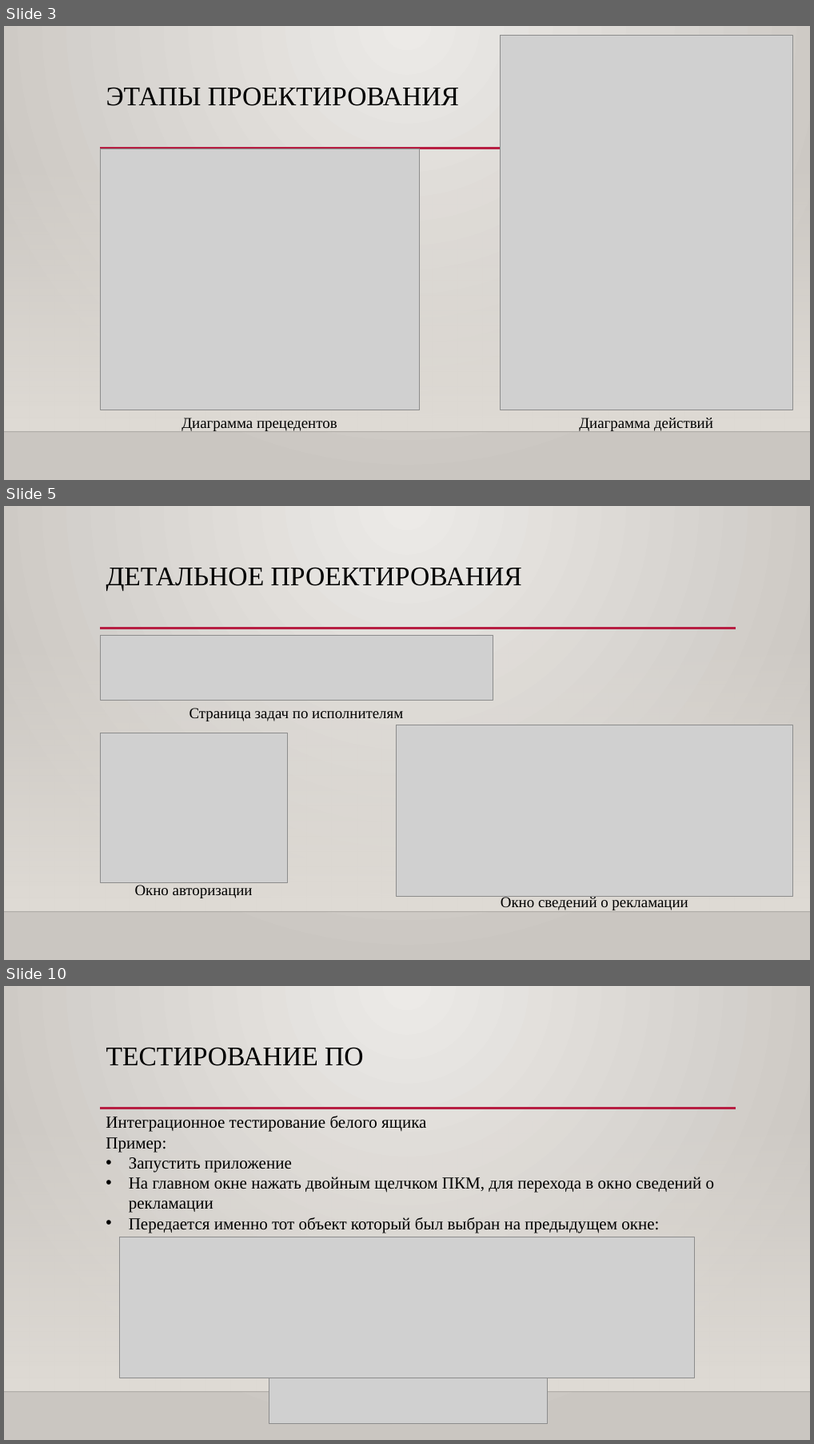
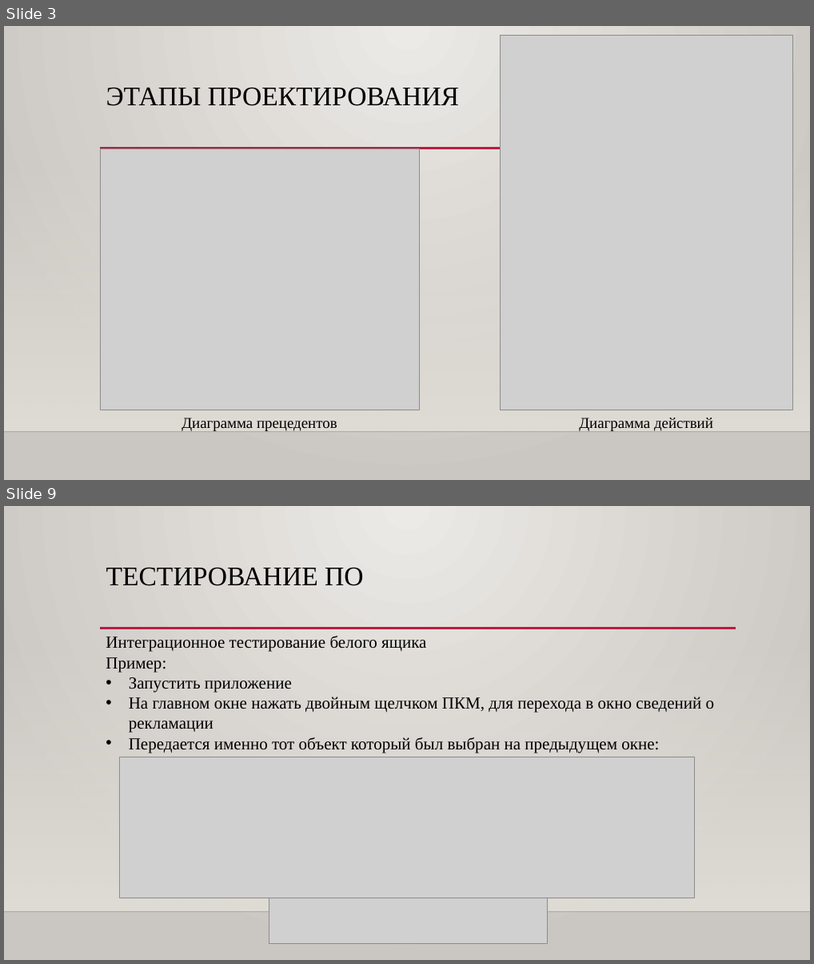
Before and after one commit to IlyaMAstat/Diplom, a slide deck: Presentation Markin Diplom.pptx. Shown one above the other, each under a label of ours: slides 3, 5 and 10 before the commit, slides 3 and 9 after it; the slides between them are not shown. The pictures are 814x1444 and 814x964 pixels, drawn with LibreOffice and Linux fonts; fonts in the diff are those of the drawing; grey boxes stand for pictures; background and template pictures are left out. Boxes give left, top, right and bottom in pixels: in the first picture for what was removed or moved away, otherwise in the second. Text is boxed around its words. In the diff, an @@ line names an element or a change of style, - is before the commit and + after.

```diff
--- a/Presentation Markin Diplom.pptx
+++ b/Presentation Markin Diplom.pptx
@@ slide 5 removed at <box>4,506,810,960</box>, background gradient #ECEAE7 to #CAC7C1; not listed: 3 template elements that a slide beside it also shows @@
@@ title removed at <box>106,567,522,590</box> @@
-ДЕТАЛЬНОЕ ПРОЕКТИРОВАНИЯ
@@ picture removed at <box>100,636,494,700</box> @@
@@ text removed at <box>190,708,403,721</box> @@
-Страница задач по исполнителям
@@ picture removed at <box>100,733,288,883</box> @@
@@ picture removed at <box>397,725,794,896</box> @@
@@ text removed at <box>135,884,253,898</box> @@
-Окно авторизации
@@ text removed at <box>501,896,688,910</box> @@
-Окно сведений о рекламации
@@ what was slide 10 is now slide 9 @@
```
Also in this commit, not shown: 4 slides changed, 1 slide added, 1 other slide removed, 2 other files.
